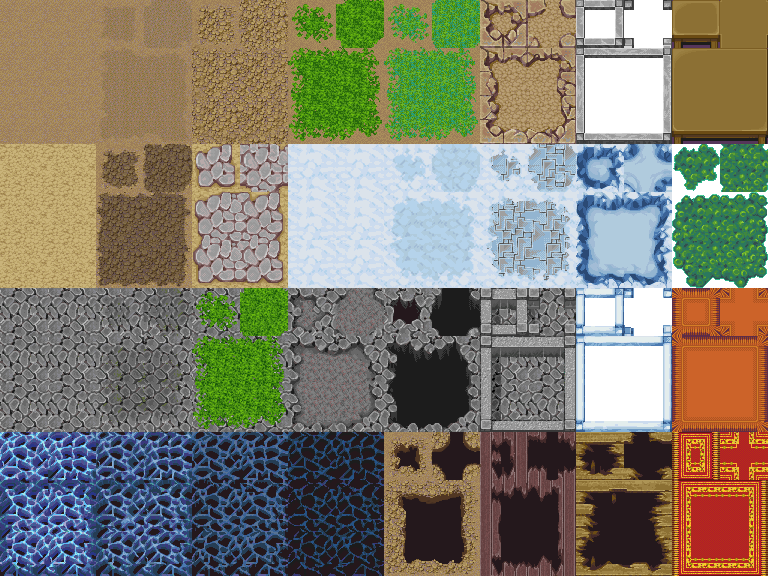
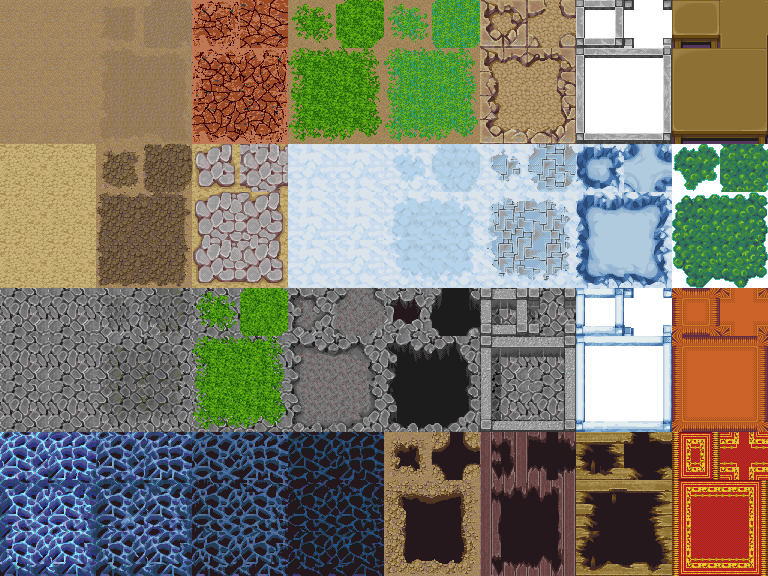
The second 768px x 576px image is a revision of the first. Changes to its layers:
added layer "MinesDirt" above "Layer 1" over [192, 0, 288, 144]
painted on "Layer 1" over [192, 0, 288, 144]